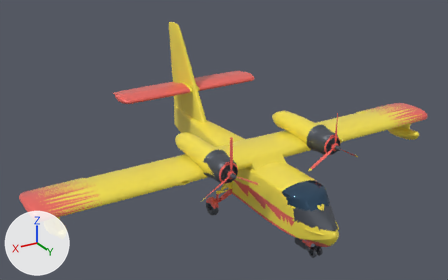
One commit to the glTF model flutter_app/assets/web/models/amphibian.glb: the scene before it, then after it.
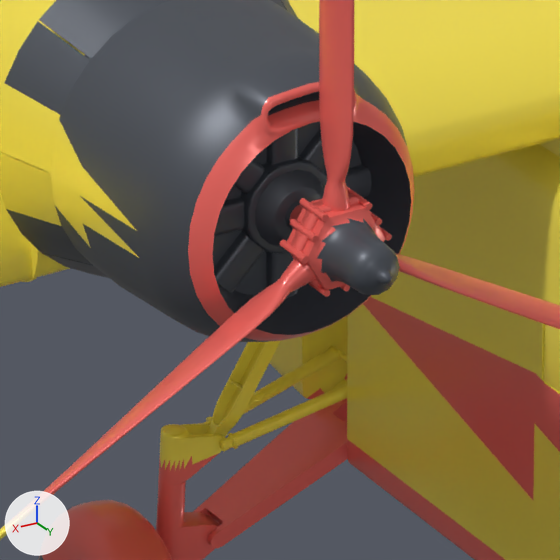
The first picture shows the older version from a camera (50 mm lens) standing at (19.4, 30.4, 19.6) and looking at (1.0, -0.3, 4.2). The close-ups show the older and then the newer version on the part from 45% to 56% of the width and 55% to 72% of the height of that picture. Only the edits that show in the close-ups are written down. The lights are fixed; the arrows at lower left show +X, +Y and +Z. Where no turn or scale is listed for an object, it has been applied to the vertices. Vertices at exactly the same position are counted once.

In view in the first close-up: 'Airframe', 'Fan Blades R', 'LandingGear'.
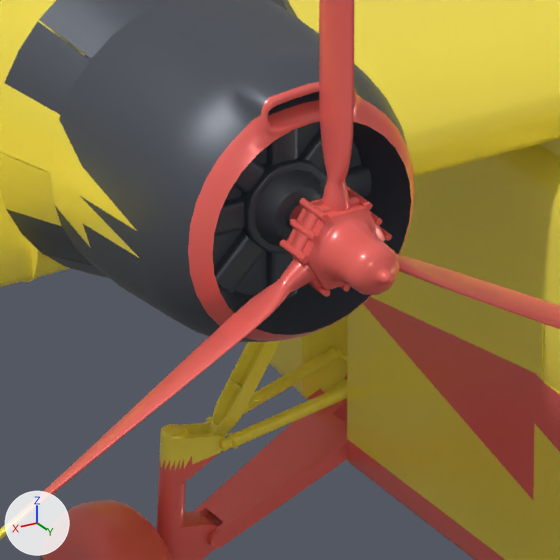
Where the newer file only moved an object's origin or applied its transform, the numbers keep the older frame.

Changed parts and their boxes [x1, y1, x2, y2] in the close-ups (560 x 560 px):
part 1 of me_cl215_airframe, deleted
    before: [317, 218, 400, 295]
part 2 of me_cl215_propr, added (red)
    after: [322, 223, 400, 295]

What the commit changed:
me_cl215_airframe is used by ob_airframe; location (0.0, 0.0, 0.0).
me_cl215_airframe had 16799 vertices, 31234 faces and spanned x -13.9..13.9, y -9.6..9.5, z 1.2..9.9.
me_cl215_airframe now has 16509 vertices, 30706 faces and spans x -13.9..13.9, y -9.6..9.5, z 1.2..9.9.
me_cl215_airframe part 1: the loose piece of 145 vertices spanning x 3.5..3.8, y 5.0..5.3, z 4.5..4.8 is deleted.
Other edits to the shape of me_cl215_airframe do not show in these pictures.
me_cl215_propr is used by ob_fan_blades_r; location (3.598, 4.55, 5.046).
me_cl215_propr had 1489 vertices, 2536 faces and spanned x -1.73..1.77, y -0.25..0.44, z -1.47..1.77.
me_cl215_propr now has 1610 vertices, 2800 faces and spans x -1.73..1.77, y -0.25..0.78, z -1.47..1.77.
me_cl215_propr part 2: 121 vertices added at x -0.12..0.16, y 0.47..0.78, z -0.57..-0.29.
